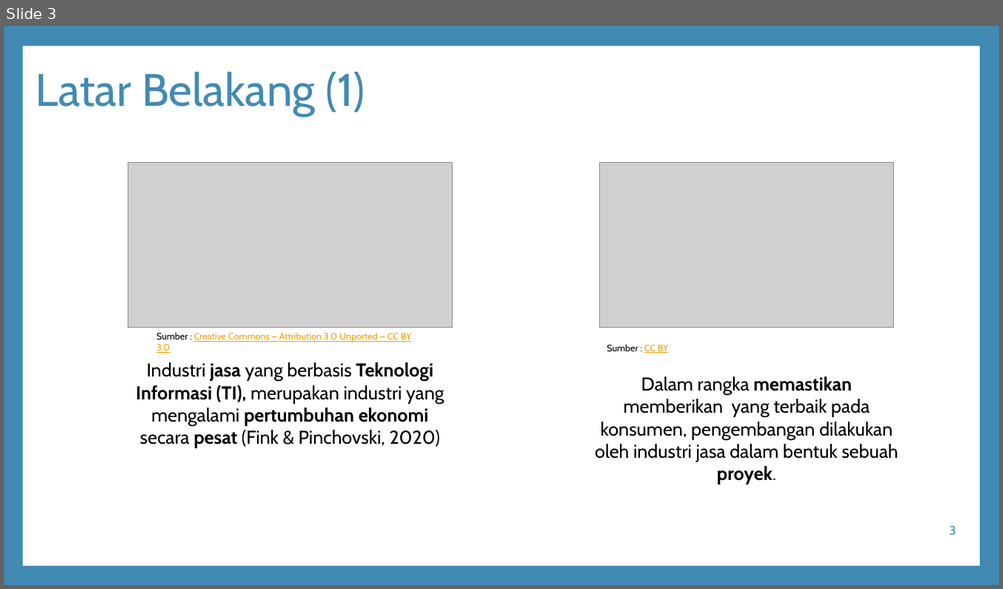
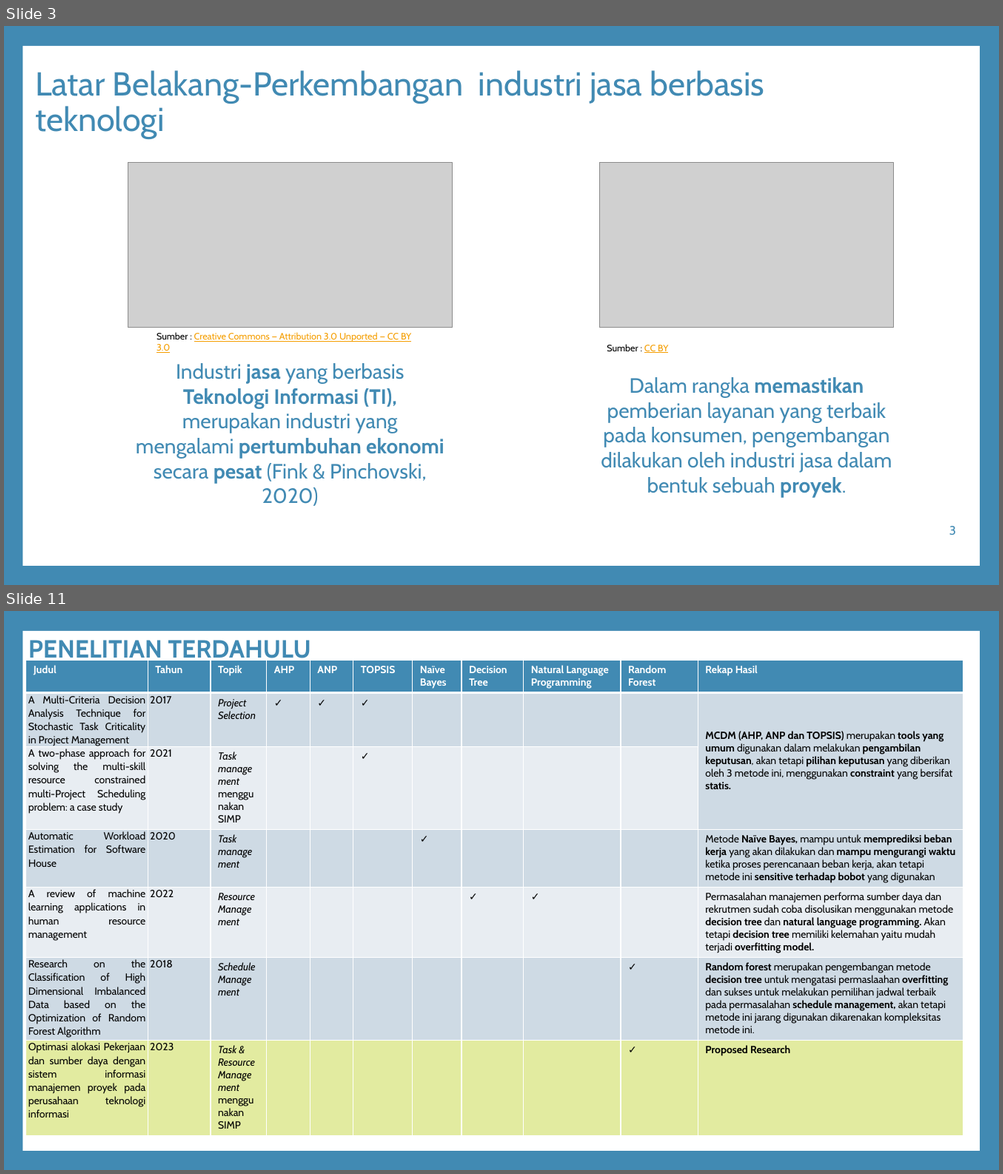
Before and after one commit to ilhamnurpratama/thesis-pmis, a slide deck: Presentasi-ProposalTesis-IlhamNurPratama21066663282.pptx. Shown one above the other, each under a label of ours: slide 3 before the commit, slides 3 and 11 after it; the slides between them are not shown. The pictures are 1003x589 and 1003x1174 pixels, drawn with LibreOffice and Linux fonts; fonts in the diff are those of the drawing; grey boxes stand for pictures; background and template pictures are left out. Boxes give left, top, right and bottom in pixels: in the first picture for what was removed or moved away, otherwise in the second. Text is boxed around its words. In the diff, an @@ line names an element or a change of style, - is before the commit and + after.

Commit message:
MAJOR : Penambahan proposal dan presentasi proposal tesis, serta pengembangan pada tesis sesuai bimbingan.

```diff
--- a/Presentasi-ProposalTesis-IlhamNurPratama21066663282.pptx
+++ b/Presentasi-ProposalTesis-IlhamNurPratama21066663282.pptx
@@ slide 11 added at (4,611,999,1170), background #418AB3; not listed: 1 template element that a slide beside it also shows @@
@@ text added at (28,640,311,664), 24 pt, text #418AB3, bold @@
+PENELITIAN TERDAHULU
@@ table added at (26,661,963,1132), 7 rows, 11 columns @@
+Judul | Tahun | Topik | AHP | ANP | TOPSIS | Naïve Bayes | Decision Tree | Natural Language Programming | Random Forest | Rekap Hasil
+A Multi-Criteria Decision Analysis Technique for Stochastic Task Criticality in Project Management | 2017 | Project Selection | ✓ | ✓ | ✓ |  |  |  |  | MCDM (AHP, ANP dan TOPSIS) merupakan tools yang umum digunakan dalam melakukan pengambilan keputusan, akan tetapi pilihan keputusan yang diberikan oleh 3 metode ini, menggunakan constraint yang bersifat statis.
+A two-phase approach for solving the multi-skill resource constrained multi-Project Scheduling problem: a case study | 2021 | Task management menggunakan SIMP |  |  | ✓ |  |  |  |  | 
+Automatic Workload Estimation for Software House | 2020 | Task management |  |  |  | ✓ |  |  |  | Metode Naïve Bayes, mampu untuk memprediksi beban kerja yang akan dilakukan dan mampu mengurangi waktu ketika proses perencanaan beban kerja, akan tetapi metode ini sensitive terhadap bobot yang digunakan
+A review of machine learning applications in human resource management | 2022 | Resource Management |  |  |  |  | ✓ | ✓ |  | Permasalahan manajemen performa sumber daya dan rekrutmen sudah coba disolusikan menggunakan metode decision tree dan natural language programming. Akan tetapi decision tree memiliki kelemahan yaitu mudah terjadi overfitting model.
+Research on the Classification of High Dimensional Imbalanced Data based on the Optimization of Random Forest Algorithm | 2018 | Schedule Management |  |  |  |  |  |  | ✓ | Random forest merupakan pengembangan metode decision tree untuk mengatasi permaslaahan overfitting dan sukses untuk melakukan pemilihan jadwal terbaik pada permasalahan schedule management, akan tetapi metode ini jarang digunakan dikarenakan kompleksitas metode ini.
+Optimasi alokasi Pekerjaan dan sumber daya dengan sistem informasi manajemen proyek pada perusahaan teknologi informasi | 2023 | Task & Resource Management menggunakan SIMP |  |  |  |  |  |  | ✓ | Proposed Research
@@ page number added at (930,1101,964,1131), 12 pt, text #418AB3 @@
+11
@@ slide 3 changed as well @@
@@ title at (35,70,764,138): text changed; size 44 to 32 pt @@
-Latar Belakang (1)
+Latar Belakang-Perkembangan industri jasa berbasis teknologi
@@ text "Industri jasa yang berbasis Teknologi ..." at (136,363,444,506): size 18 to 20 pt, text colour #000000 to #418AB3 @@
@@ text at (600,378,892,497): text changed; size 18 to 20 pt; text colour #000000 to #418AB3 @@
-Dalam rangka memastikan memberikan yang terbaik pada konsumen, pengembangan dilakukan oleh industri jasa dalam bentuk sebuah proyek.
+Dalam rangka memastikan pemberian layanan yang terbaik pada konsumen, pengembangan dilakukan oleh industri jasa dalam bentuk sebuah proyek.
```
Also in this commit, not shown: 2 other slides changed, 32 other slides added, 1 slide removed, 8 other files.
